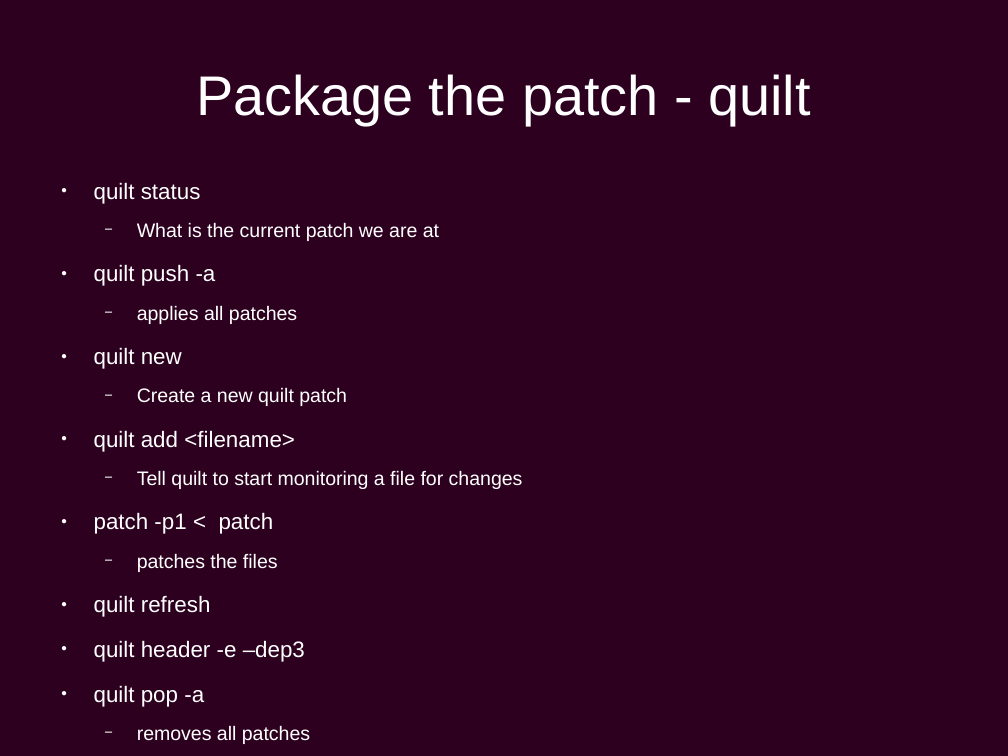
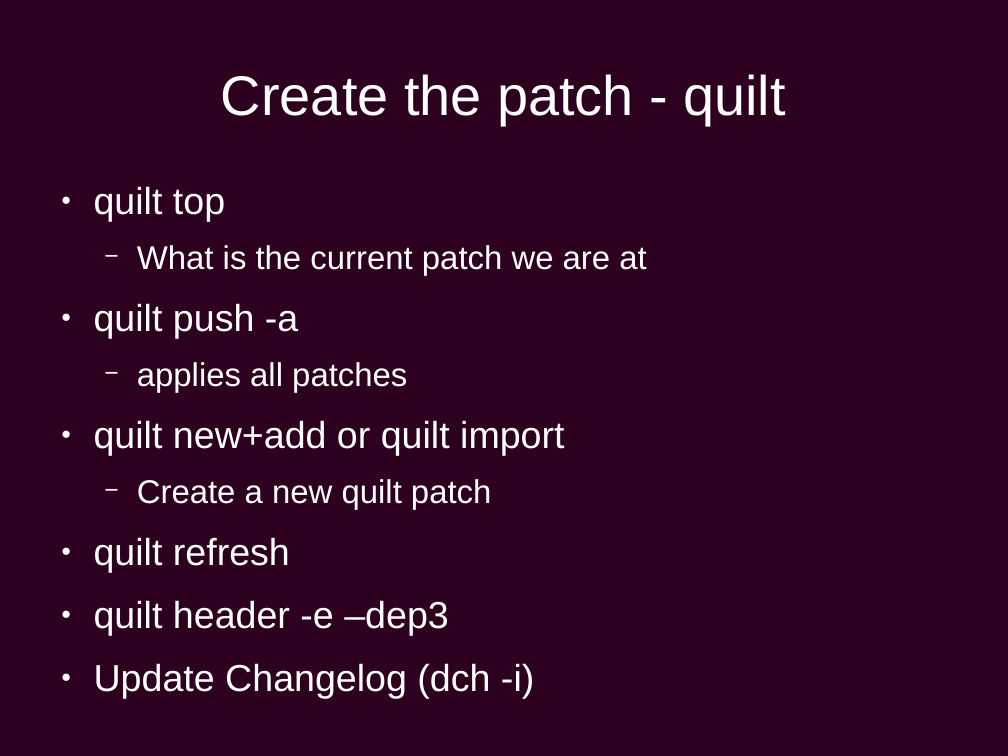
Before and after one commit to chiluk/presentations, a slide deck: slide 19 of Ubuntu Development.odp (slide 17 before the commit). Drawn at 1008x756 pixels with LibreOffice and Linux fonts; fonts in the diff are those of the drawing; background and template pictures are left out. Boxes give left, top, right and bottom in pixels: in the first picture for what was removed or moved away, otherwise in the second. Text is boxed around its words. In the diff, an @@ line names an element or a change of style, - is before the commit and + after.

```diff
--- a/Ubuntu Development.odp
+++ b/Ubuntu Development.odp
@@ title at (221,74,785,125): text changed @@
-Package the patch - quilt
+Create the patch - quilt
@@ text at (94,186,225,221): text changed; size 17.6 to 29.6 pt @@
-● quilt status
+● quilt top
@@ text at (94,245,646,635): size 15.4 to 25.9 pt in "What is the current patch we are ...", "applies all patches", "Create a new quilt patch"; size 17.6 to 29.6 pt in "quilt push -a", "quilt refresh", "quilt header -e –dep3" @@
@@ text at (94,420,564,455): text changed; size 17.6 to 29.6 pt @@
-● quilt new
+● quilt new+add or quilt import
@@ text at (94,470,523,572): paragraphs removed @@
-● quilt add <filename>
-  − Tell quilt to start monitoring a file for changes
-● patch -p1 < patch
-  − patches the files
@@ text at (94,663,534,698): text changed; size 15.4 to 29.6 pt @@
-● quilt pop -a
-  − removes all patches
+● Update Changelog (dch -i)
```
Also in this commit, not shown: 23 other slides changed, 5 slides added.
